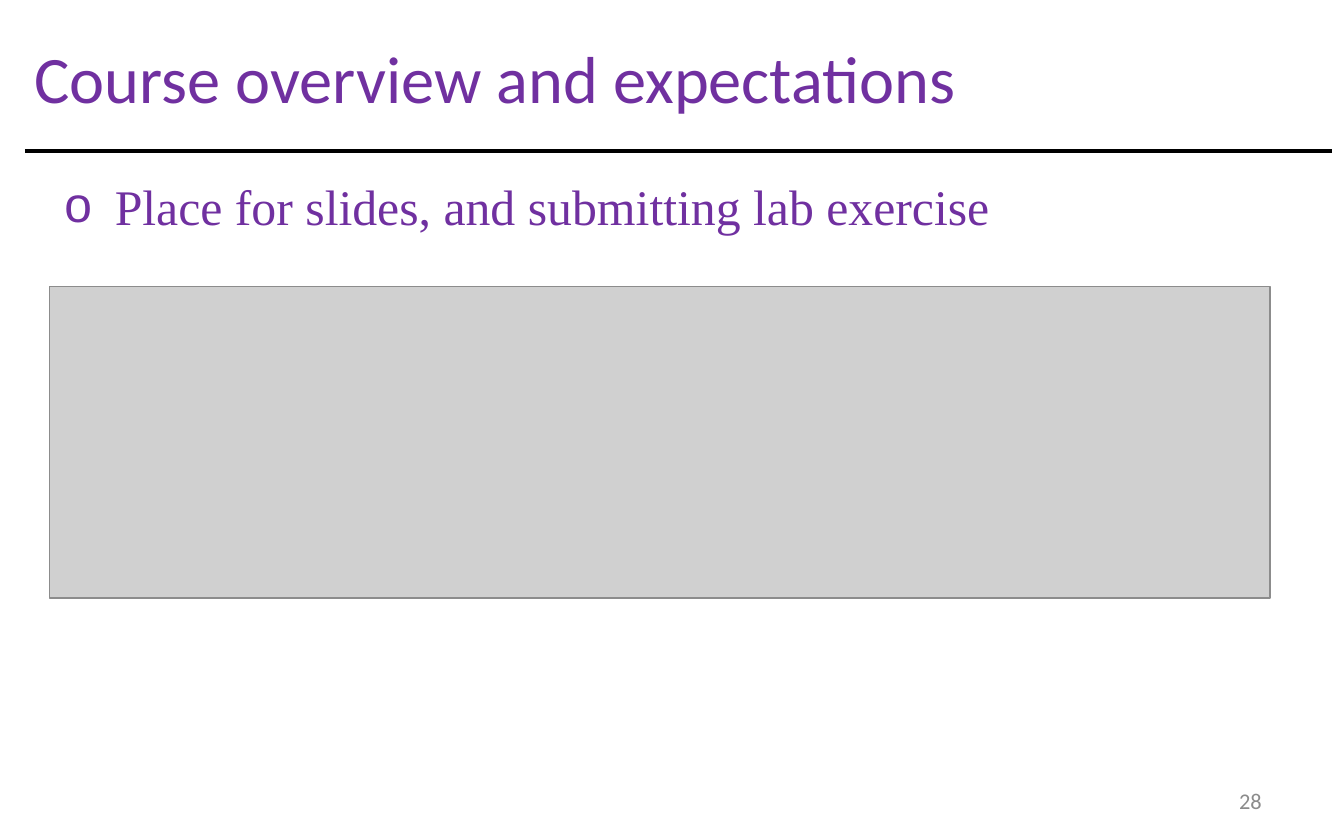
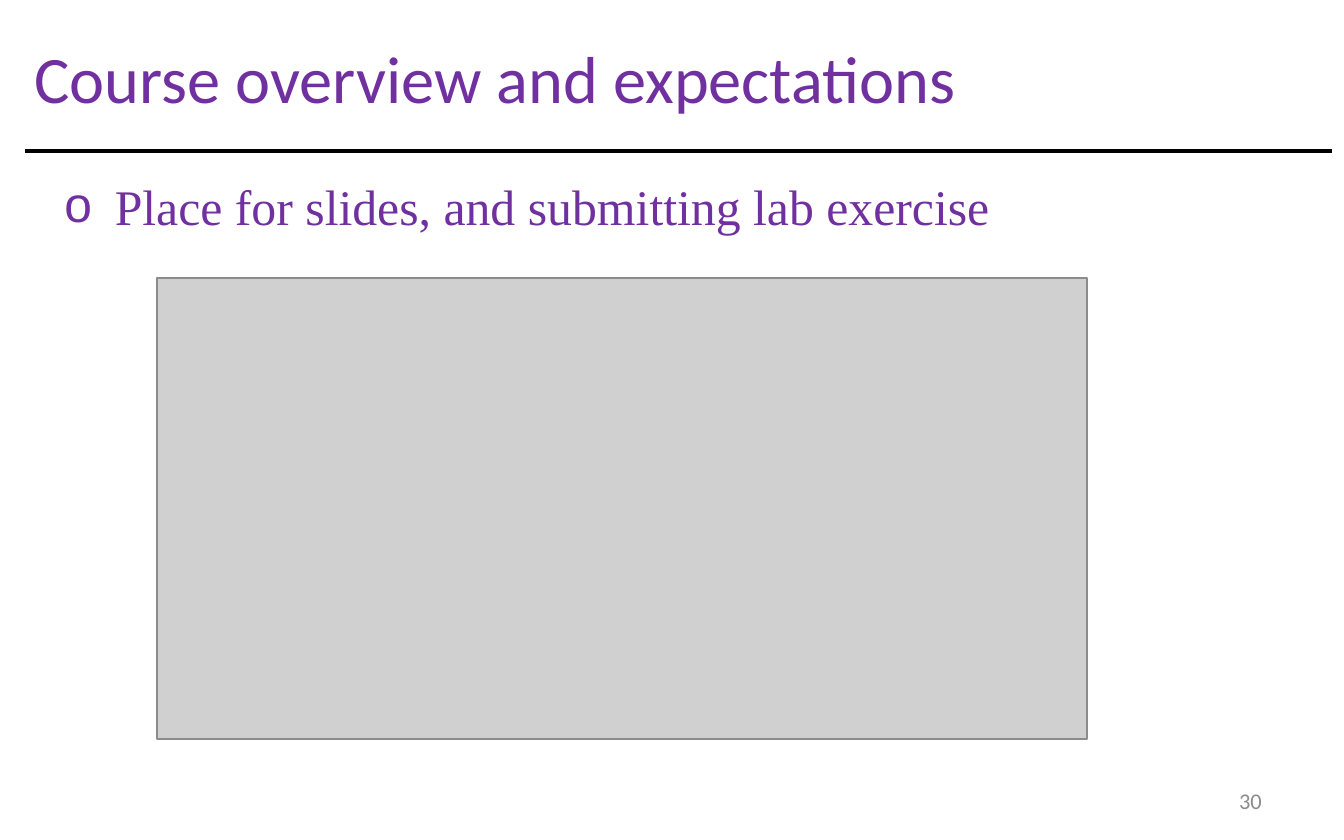
Before and after one commit to gisynw/Field_Techniques, a slide deck: slide 30 of docs/Lectures/week01/Lecture01_GEOG3319_Intro.pptx (slide 28 before the commit). Drawn at 1344x840 pixels with LibreOffice and Linux fonts; fonts in the diff are those of the drawing; grey boxes stand for pictures. Boxes give left, top, right and bottom in pixels: in the first picture for what was removed or moved away, otherwise in the second. Text is boxed around its words. In the diff, an @@ line names an element or a change of style, - is before the commit and + after.

```diff
--- a/docs/Lectures/week01/Lecture01_GEOG3319_Intro.pptx
+++ b/docs/Lectures/week01/Lecture01_GEOG3319_Intro.pptx
@@ picture: place and size @@
-picture at <box>49,287,1269,599</box>
+picture at <box>157,278,1087,739</box>
@@ page number at <box>1239,794,1262,809</box>: text changed @@
-28
+30
```
Also in this commit, not shown: 9 other slides changed, 5 slides added, 1 slide removed, 5 other files.
